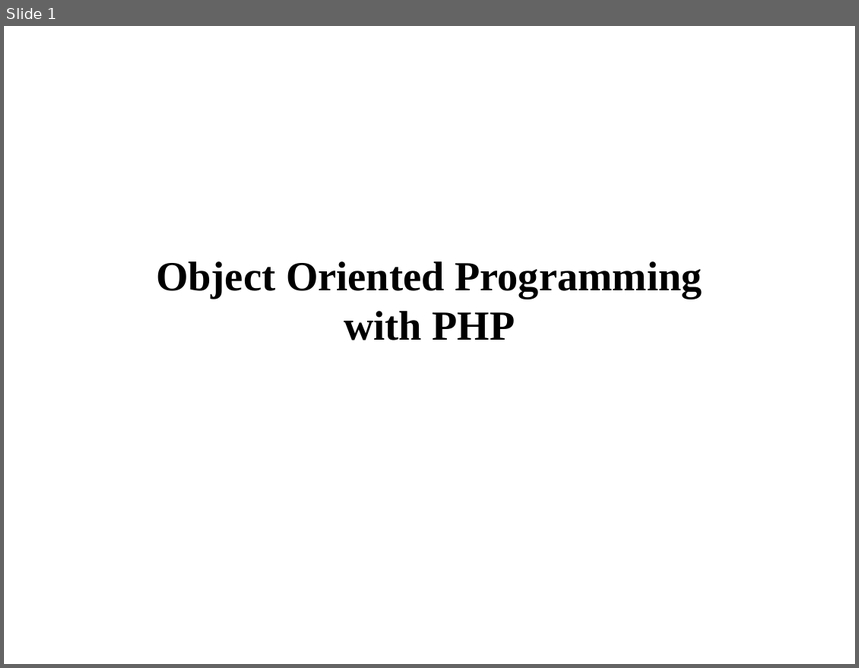
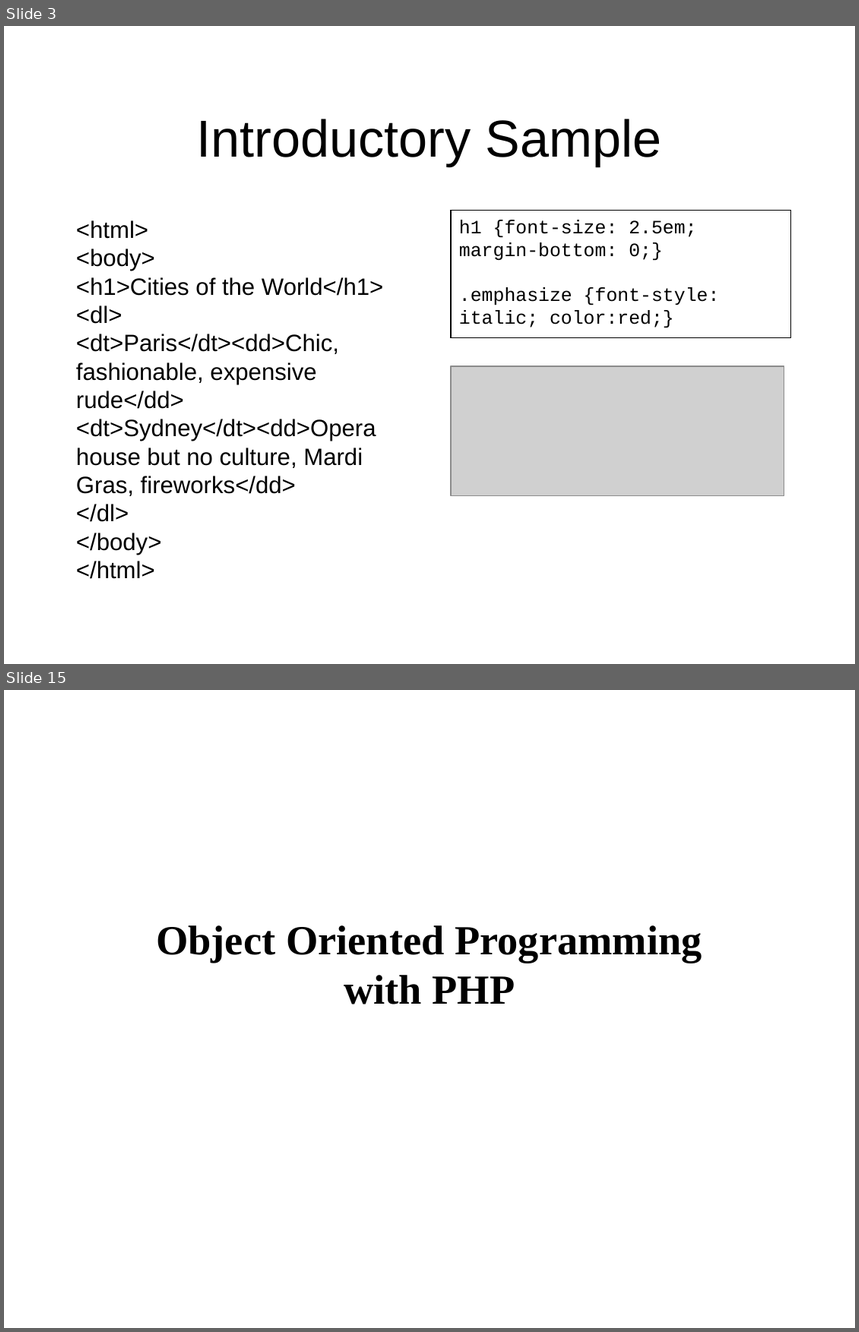
Before and after one commit to venerguevarra/php-workshop, a slide deck: presentation-deck/php.ppt. Shown one above the other, each under a label of ours: slide 1 before the commit, slides 3 and 15 after it; the slides between them are not shown. The pictures are 859x668 and 859x1332 pixels, drawn with LibreOffice and Linux fonts; fonts in the diff are those of the drawing; grey boxes stand for pictures. Boxes give left, top, right and bottom in pixels: in the first picture for what was removed or moved away, otherwise in the second. Text is boxed around its words. In the diff, an @@ line names an element or a change of style, - is before the commit and + after.

```diff
--- a/presentation-deck/php.ppt
+++ b/presentation-deck/php.ppt
@@ slide 3 added at <box>4,26,855,664</box>, background #FFFFFF @@
@@ text added at <box>196,119,662,166</box>, 44 pt, text #000000 @@
+Introductory Sample
@@ text added at <box>76,221,383,579</box>, 20 pt, text #000000 @@
+<html>
+<body>
+<h1>Cities of the World</h1>
+<dl>
+<dt>Paris</dt><dd>Chic, fashionable, expensive rude</dd>
+<dt>Sydney</dt><dd>Opera house but no culture, Mardi Gras, fireworks</dd>
+</dl>
+</body>
+</html>
@@ rectangle added at <box>451,211,791,338</box>, outline #000000 0.74 pt, 16 pt, text #000000 @@
+h1 {font-size: 2.5em; margin-bottom: 0;}
+.emphasize {font-style: italic; color:red;}
@@ picture added at <box>451,366,785,496</box> @@
@@ what was slide 1 is now slide 15 @@
```
Also in this commit, not shown: 13 other slides added, 1 other file.
